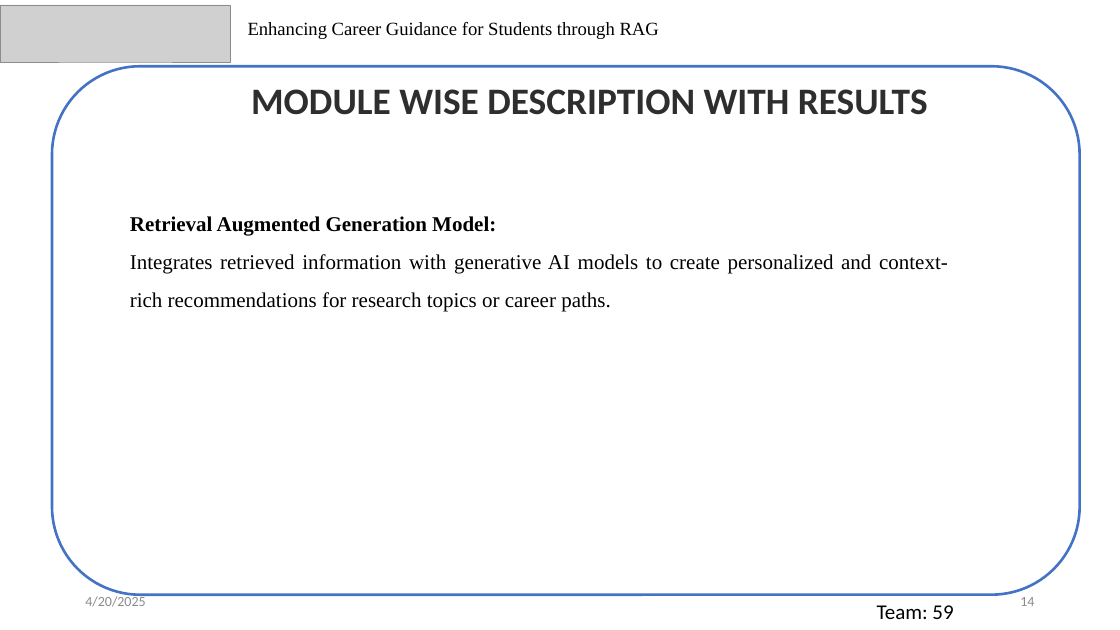
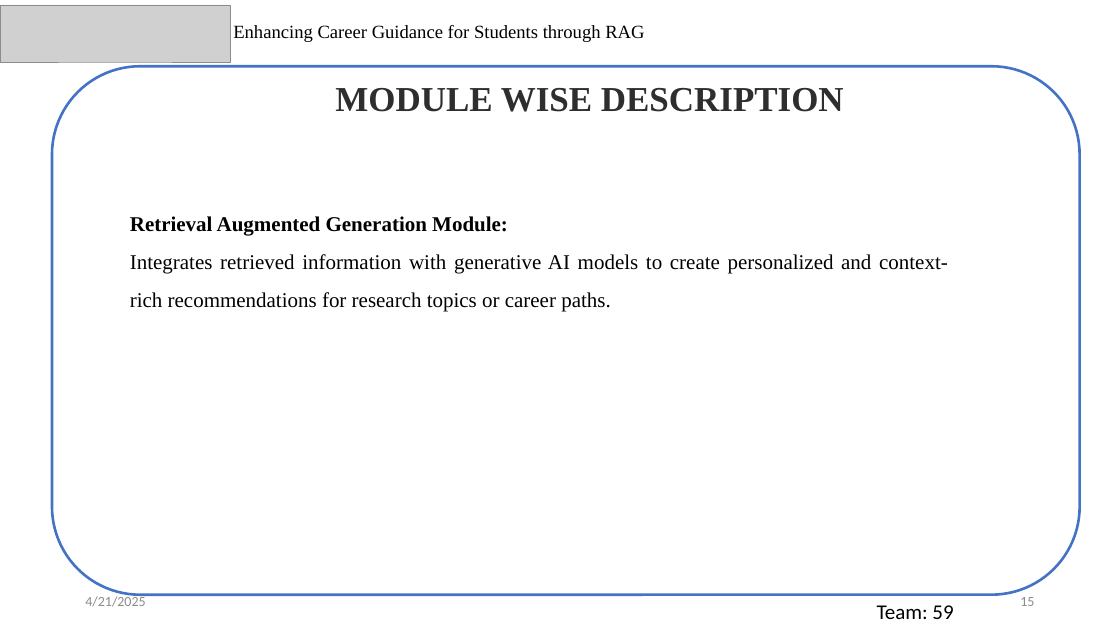
Before and after one commit to akhilswarop/RAG, a slide deck: slide 15 of External Review/External Review PPT.pptx (slide 14 before the commit). Drawn at 1120x630 pixels with LibreOffice and Linux fonts; fonts in the diff are those of the drawing; grey boxes stand for pictures. Boxes give left, top, right and bottom in pixels: in the first picture for what was removed or moved away, otherwise in the second. Text is boxed around its words. In the diff, an @@ line names an element or a change of style, - is before the commit and + after.

```diff
--- a/External Review/External Review PPT.pptx
+++ b/External Review/External Review PPT.pptx
@@ text "Enhancing Career Guidance for Students ...": place and size @@
-text "Enhancing Career Guidance for Students ..." at (248, 22, 659, 39)
+text "Enhancing Career Guidance for Students ..." at (233, 25, 644, 42)
@@ text at (335, 88, 844, 112): text changed; size 32 to 30 pt; font Calibri to Times New Roman @@
-MODULE WISE DESCRIPTION WITH RESULTS
+MODULE WISE DESCRIPTION
@@ text at (130, 216, 508, 236): text changed @@
-Retrieval Augmented Generation Model:
+Retrieval Augmented Generation Module:
@@ text at (85, 594, 145, 607): text changed @@
-4/20/2025
+4/21/2025
@@ page number at (1020, 597, 1034, 606): text changed @@
-14
+15
```
Also in this commit, not shown: 27 other slides changed, 4 slides added.
